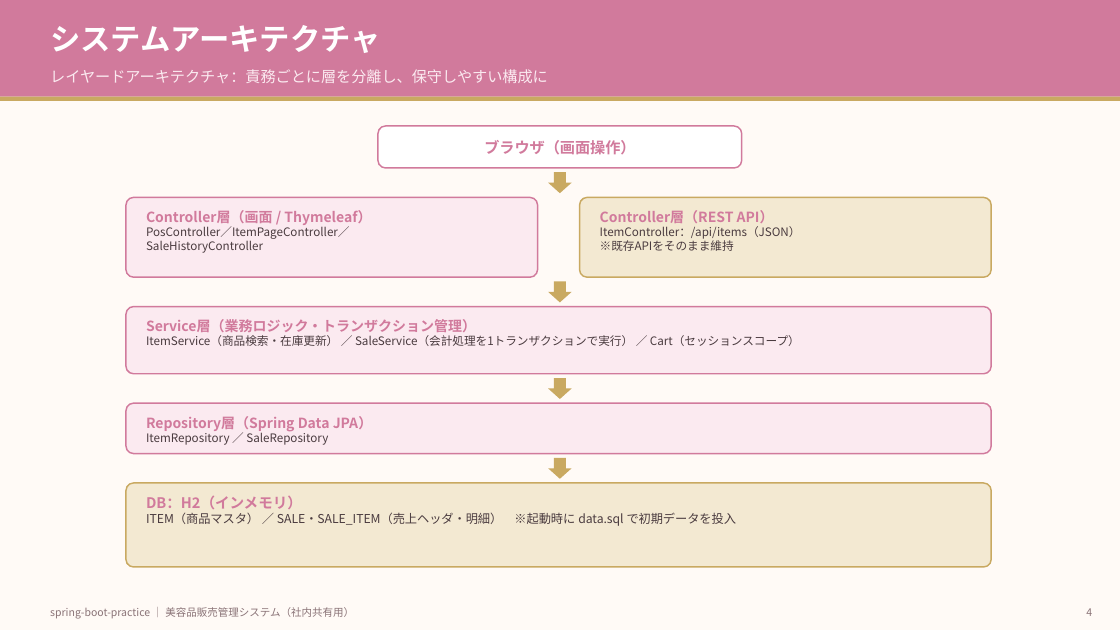
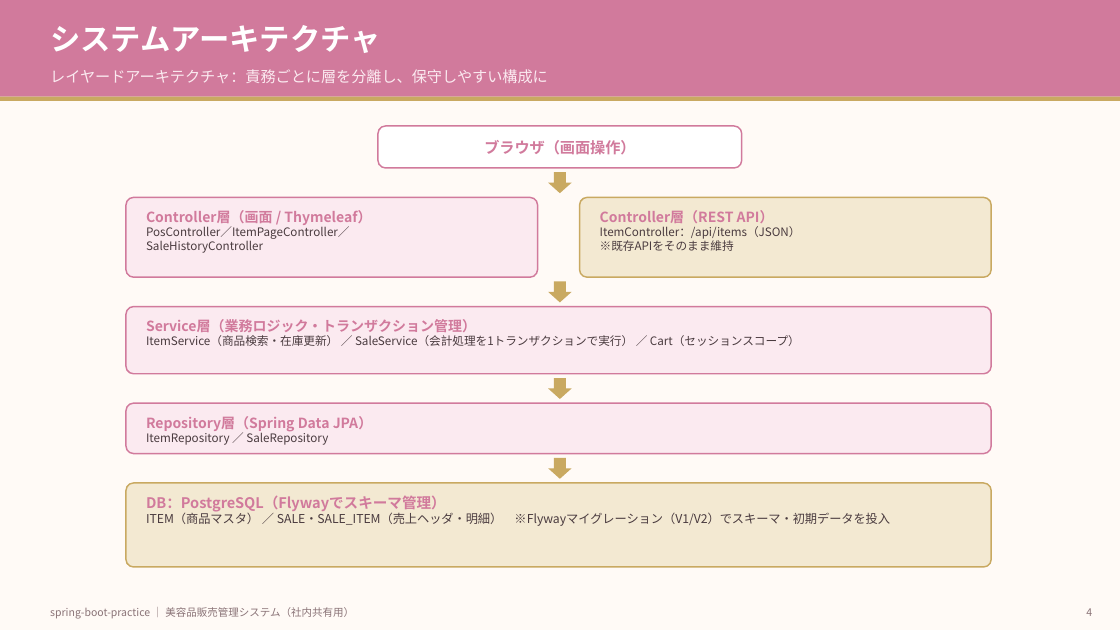
Before and after one commit to maythazinoo12mm/beautyPOS, a slide deck: slide 4 of docs/使用技術.pptx. Drawn at 1120x630 pixels with LibreOffice and Linux fonts; fonts in the diff are those of the drawing. Boxes give left, top, right and bottom in pixels: in the first picture for what was removed or moved away, otherwise in the second. Text is boxed around its words. In the diff, an @@ line names an element or a change of style, - is before the commit and + after.

```diff
--- a/docs/使用技術.pptx
+++ b/docs/使用技術.pptx
@@ text at (146,495,890,526): text changed @@
-DB：H2（インメモリ）
-ITEM（商品マスタ） ／ SALE・SALE_ITEM（売上ヘッダ・明細） ※起動時に data.sql で初期データを投入
+DB：PostgreSQL（Flywayでスキーマ管理）
+ITEM（商品マスタ） ／ SALE・SALE_ITEM（売上ヘッダ・明細） ※Flywayマイグレーション（V1/V2）でスキーマ・初期データを投入
```
Also in this commit, not shown: 4 other slides changed.
